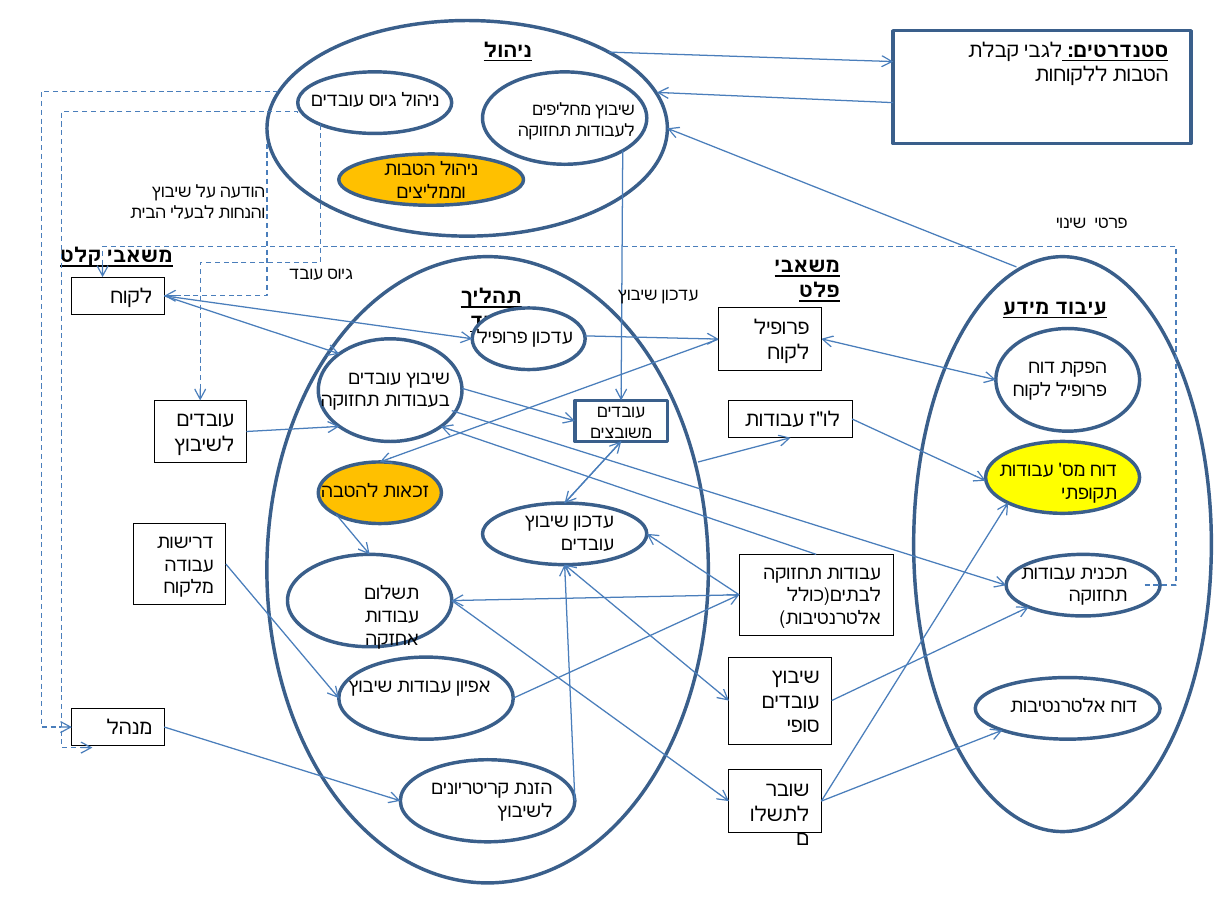
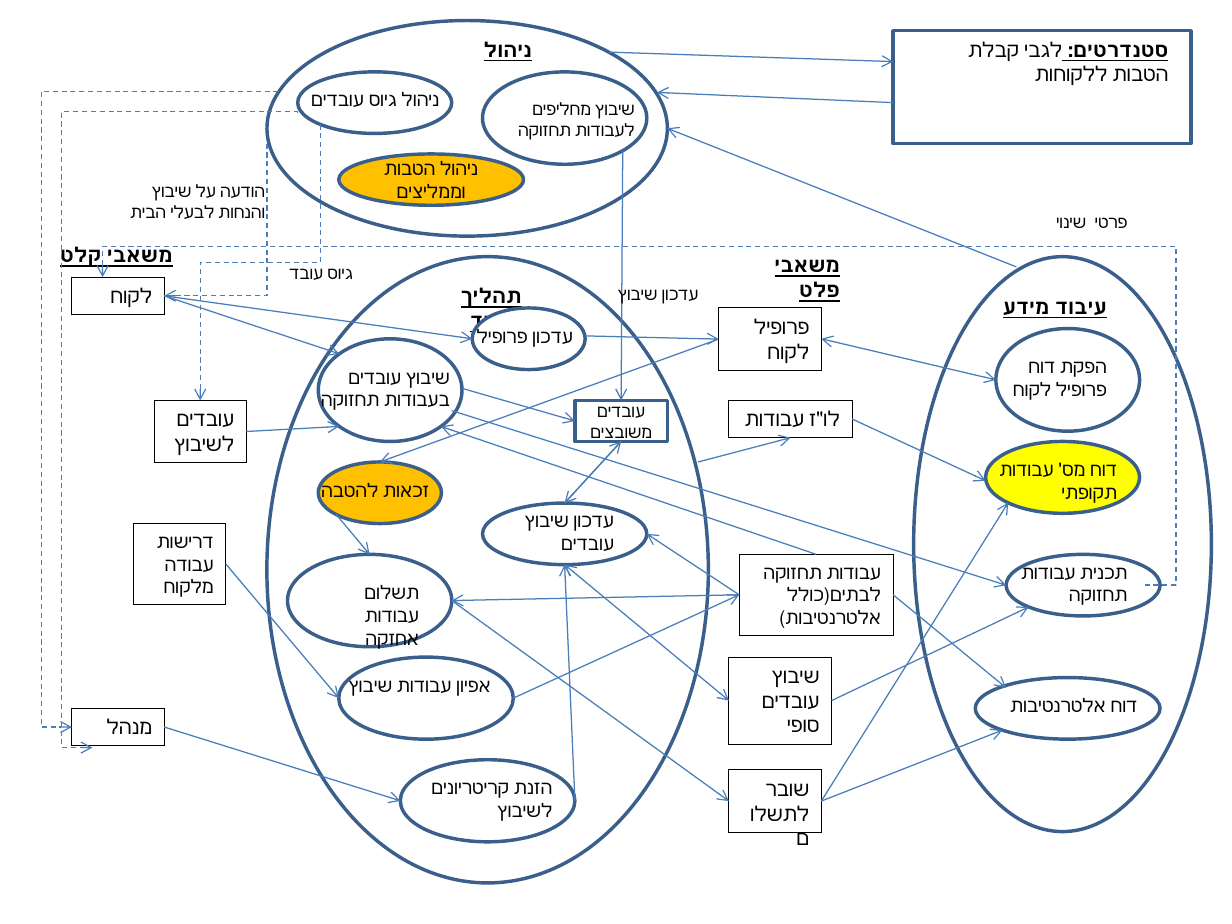
Before and after one commit to ciberuser/school-tools, a slide deck: slide 3 of School/operation/AONAOA.pptx. Drawn at 1232x924 pixels with LibreOffice and Linux fonts; fonts in the diff are those of the drawing. Boxes give left, top, right and bottom in pixels: in the first picture for what was removed or moved away, otherwise in the second. Text is boxed around its words. In the diff, an @@ line names an element or a change of style, - is before the commit and + after.

```diff
--- a/School/operation/AONAOA.pptx
+++ b/School/operation/AONAOA.pptx
@@ arrow added from (893, 595) to (1007, 687), #4B7EBC 0.75 pt @@
```
Also in this commit, not shown: 1 other file.
